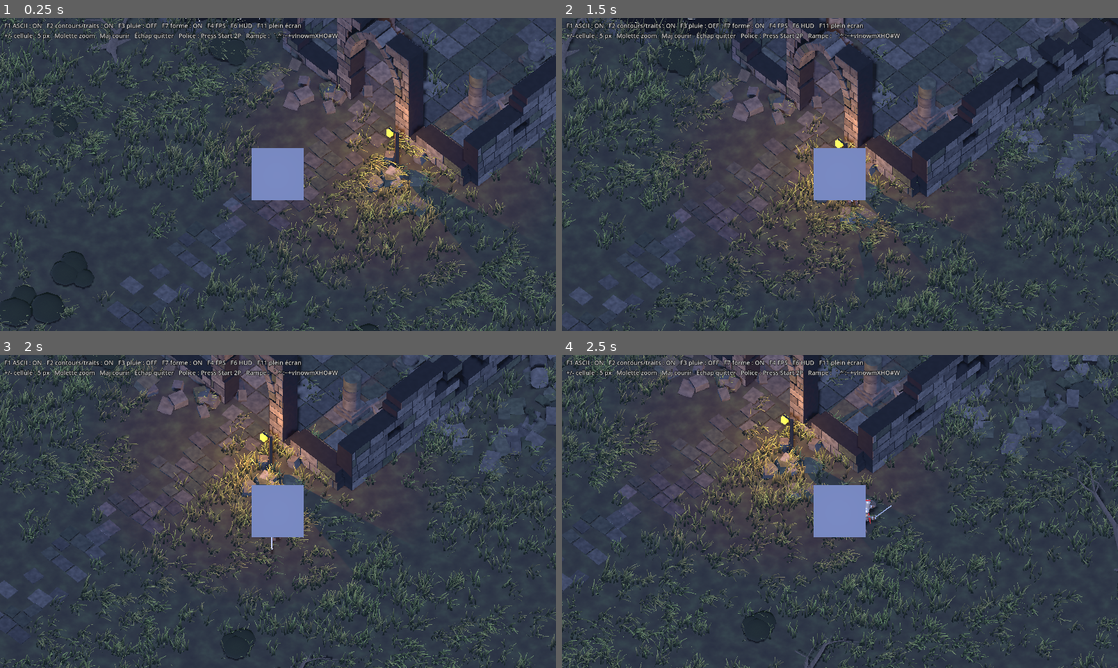
Above: before the commit, frames 1-4 (two rows, left to right).
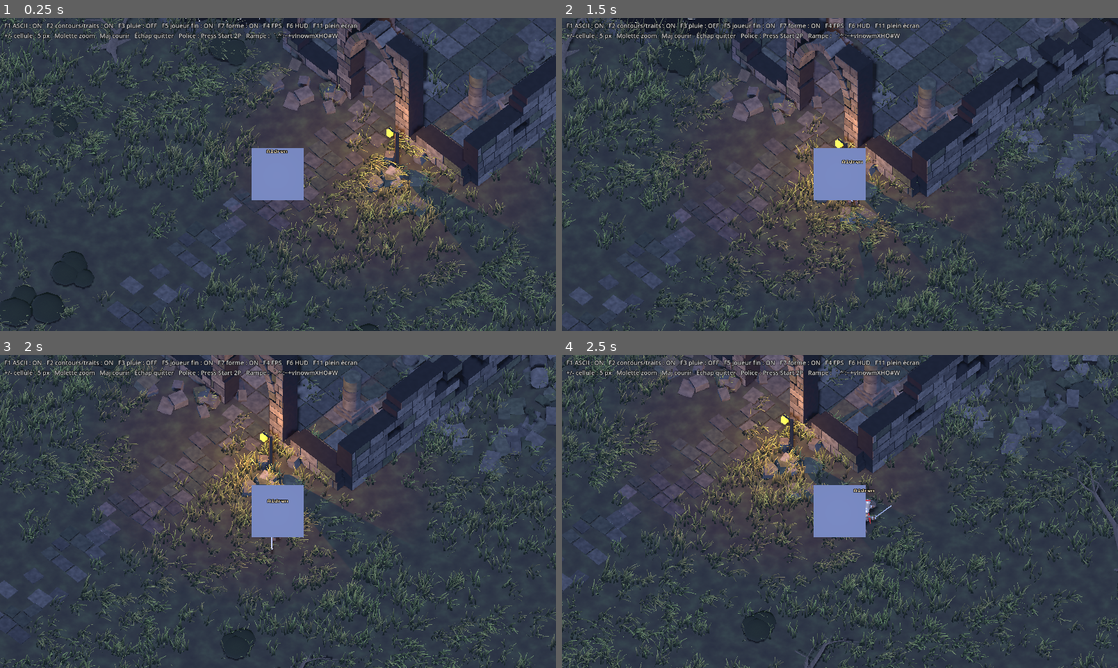
Above: after the commit, the same moments.

Repository: BarbeauAxel/ascii-game
Game: Godot game, scene res://scenes/main.tscn
Two runs of this game, one before a commit and one after it. Both use one fixed random seed, a clock stepped at 60 frames per second and the inputs below.
Inputs (mouse positions are in pixels of both pictures, inside the frame that each line leads up to):
- Up to frame 1 (0.25 s): no input
- Up to frame 2 (1.5 s): move the mouse to (962, 158) at 0.52 s; hold D (move_right) 0.53-1.28 s; hold Shift (run) 0.53-1.28 s; click (962, 158) at 0.67 s; tap Space (jump) at 0.77 s; move the mouse to (728, 190) at 1.27 s; hold S (move_back) from 1.28 s (still down); tap Shift (run) at 1.35 s
- Up to frame 3 (2 s): keep holding S (move_back); tap Space (jump) at 1.52 s
- Up to frame 4 (2.5 s): move the mouse to (895, 442) at 2.02 s; release S (move_back) at 2.03 s; hold D (move_right) from 2.03 s (still down); hold Shift (run) from 2.03 s (still down)

The runs differ from the first frame. In frame 1, 0.4% of the frame differs, in the area x 29-65%, y 1-44%; in frame 2, 0.4%; in frame 3, 0.4%; in frame 4, 0.4%.

Commit message:
Étape 3 : soldat en cellules fines (F5) et nom flottant
- shader ASCII : grille fine (3 px) sur les pixels du personnage, masque issu
  d'une caméra jumelle (SubViewport, calque 2) + test de profondeur contre
  les occultations ; atlas fin dédié
- ascii_post_process.gd : passe fine, toggle_fine(), atlas fin
- main.gd : F5, --no-fine, nom « Aldren » en police pixel au-dessus de la tête
- README mis à jour

Diff:
--- a/scenes/main.tscn
+++ b/scenes/main.tscn
@@ -9,6 +9,7 @@
 [ext_resource type="Script" path="res://scripts/world/nature.gd" id="7_nature"]
 [ext_resource type="Script" path="res://scripts/world/flicker_light.gd" id="8_flicker"]
 [ext_resource type="Script" path="res://scripts/world/rain.gd" id="9_rain"]
+[ext_resource type="FontFile" path="res://fonts/PressStart2P-Regular.ttf" id="10_font"]
 
 [sub_resource type="Environment" id="Env_night"]
 background_mode = 1
@@ -123,6 +124,7 @@
 material_override = SubResource("Mat_ascii")
 cast_shadow = 0
 script = ExtResource("4_ascii")
+fine_target_path = NodePath("../../Player")
 
 [node name="HUD" type="CanvasLayer" parent="."]
 
@@ -136,6 +138,17 @@
 theme_override_constants/outline_size = 4
 theme_override_font_sizes/font_size = 14
 text = "..."
+
+[node name="PlayerName" type="Label" parent="HUD"]
+offset_right = 200.0
+offset_bottom = 16.0
+theme_override_colors/font_color = Color(0.92, 0.86, 0.72, 1)
+theme_override_colors/font_outline_color = Color(0, 0, 0, 1)
+theme_override_constants/outline_size = 4
+theme_override_fonts/font = ExtResource("10_font")
+theme_override_font_sizes/font_size = 8
+horizontal_alignment = 1
+text = "Aldren"
 
 [node name="FpsLabel" type="Label" parent="HUD"]
 visible = false
--- a/scripts/ascii_post_process.gd
+++ b/scripts/ascii_post_process.gd
@@ -41,7 +41,16 @@
 ## des pixels nets. 0 = traiter la police comme une police vectorielle classique.
 @export var font_pixel_size: int = 8
 
+@export_group("Joueur en cellules fines (F5)")
+## Personnage dessiné en cellules plus petites que le décor (plus de détail).
+@export var fine_target_path: NodePath
+## Taille des cellules fines (pixels). Ignorée si >= cell_size.
+@export var fine_cell_size: int = 3
+## Calques de rendu du personnage (voir soldier.gd, CHARACTER_LAYER).
+@export_flags_3d_render var character_layers: int = 2
+
 var ascii_enabled := true
+var fine_enabled := true
 var edges_enabled := true
 var shape_matching_enabled := true
 ## Rampe générée (pour affichage / debug), du plus clair au plus dense.
@@ -56,6 +65,11 @@
 var _font_smooth: Font
 var _is_pixel_font := false
 var _build_id := 0
+# Passe « joueur fin » : caméra jumelle qui ne voit que le personnage.
+var _fine_target: Node3D
+var _mask_viewport: SubViewport
+var _mask_camera: Camera3D
+var _fine_ready := false
 
 
 func _ready() -> void:
@@ -81,8 +95,43 @@
 	_material.set_shader_parameter("dir_glyphs", Vector4i(
 		glyph_set.find("|"), glyph_set.find("/"), glyph_set.find("-"), glyph_set.find("\\")))
 
+	_fine_target = get_node_or_null(fine_target_path) as Node3D
+	if _fine_target:
+		_setup_fine_pass()
+
 	await _rebuild_atlas()
 	visible = ascii_enabled
+
+
+func _process(_delta: float) -> void:
+	if not (fine_enabled and _fine_ready and _fine_target and _mask_viewport):
+		return
+	var cam := get_viewport().get_camera_3d()
+	if cam == null:
+		return
+	# La caméra jumelle copie exactement la caméra principale.
+	var vp_size := Vector2i(get_viewport().get_visible_rect().size)
+	if _mask_viewport.size != vp_size:
+		_mask_viewport.size = vp_size
+	_mask_camera.global_transform = cam.global_transform
+	_mask_camera.projection = cam.projection
+	_mask_camera.size = cam.size
+	_mask_camera.fov = cam.fov
+	_mask_camera.near = cam.near
+	_mask_camera.far = cam.far
+	# Intervalle de profondeur occupé par le personnage (boîte englobante
+	# généreuse : cape et épée comprises), en distance le long de la vue.
+	var inv := cam.global_transform.affine_inverse()
+	var base := _fine_target.global_position
+	var dmin := INF
+	var dmax := -INF
+	for x: float in [-0.8, 0.8]:
+		for y: float in [0.0, 2.1]:
+			for z: float in [-0.8, 0.8]:
+				var d := -(inv * (base + Vector3(x, y, z))).z
+				dmin = minf(dmin, d)
+				dmax = maxf(dmax, d)
+	_material.set_shader_parameter("player_depth_range", Vector2(dmin, dmax))
 
 
 # --- API de debug -----------------------------------------------------------
@@ -104,6 +153,13 @@
 func toggle_shape_matching() -> void:
 	shape_matching_enabled = not shape_matching_enabled
 	_material.set_shader_parameter("use_shape_matching", shape_matching_enabled)
+	settings_changed.emit()
+
+
+## Personnage en cellules fines on/off (F5).
+func toggle_fine() -> void:
+	fine_enabled = not fine_enabled
+	_apply_fine()
 	settings_changed.emit()
 
 
@@ -188,7 +244,49 @@
 	_material.set_shader_parameter("ramp", ramp)
 	_material.set_shader_parameter("ramp_count", ramp.size())
 	_material.set_shader_parameter("cell_size", size)
-	settings_changed.emit()
+
+	# Atlas des cellules fines (mêmes descripteurs de forme et même rampe :
+	# ils ne dépendent pas de la taille).
+	_fine_ready = false
+	if _mask_viewport and fine_cell_size < size:
+		var fine_image := await _atlas_generator.render(glyph_set, fine_cell_size, _font_for_cell(fine_cell_size), _font_size_for_cell(fine_cell_size))
+		if my_id != _build_id:
+			return
+		if fine_image:
+			_material.set_shader_parameter("fine_glyph_atlas", ImageTexture.create_from_image(fine_image))
+			_material.set_shader_parameter("fine_cell_size", fine_cell_size)
+			_fine_ready = true
+	_apply_fine()
+	settings_changed.emit()
+
+
+## Crée la caméra jumelle et son viewport : seul le calque du personnage y est
+## rendu, sur fond transparent. Le shader lit l'alpha comme masque.
+func _setup_fine_pass() -> void:
+	_mask_viewport = SubViewport.new()
+	_mask_viewport.name = "PlayerMask"
+	_mask_viewport.transparent_bg = true
+	_mask_viewport.msaa_3d = Viewport.MSAA_DISABLED
+	_mask_viewport.positional_shadow_atlas_size = 0
+	_mask_viewport.render_target_update_mode = SubViewport.UPDATE_DISABLED
+	_mask_camera = Camera3D.new()
+	_mask_camera.cull_mask = character_layers
+	# Environnement propre : fond vide (transparent), ni brouillard ni SSAO.
+	var env := Environment.new()
+	env.background_mode = Environment.BG_CLEAR_COLOR
+	_mask_camera.environment = env
+	_mask_viewport.add_child(_mask_camera)
+	add_child(_mask_viewport)
+	_mask_camera.current = true
+	_material.set_shader_parameter("player_mask", _mask_viewport.get_texture())
+
+
+## Active la passe fine dans le shader seulement si tout est prêt.
+func _apply_fine() -> void:
+	var on := fine_enabled and _fine_ready
+	_material.set_shader_parameter("fine_enabled", on)
+	if _mask_viewport:
+		_mask_viewport.render_target_update_mode = SubViewport.UPDATE_ALWAYS if on else SubViewport.UPDATE_DISABLED
 
 
 ## Taille de police à utiliser pour une taille de cellule donnée.
--- a/scripts/main.gd
+++ b/scripts/main.gd
@@ -6,12 +6,20 @@
 ## F7 : correspondance de forme on/off (sinon rampe de densité seule)
 ## F11 : plein écran                 +/- : taille de cellule
 ## Molette : zoom (géré par camera_follow.gd)       Échap : quitter
-## (F5 : joueur en cellules fines arrive à l'étape 3.)
+## F5 : personnage en cellules fines on/off
+##
+## Le nom du personnage est un Label du HUD (police pixel nette, au-dessus de
+## l'ASCII), replacé chaque frame au-dessus de sa tête.
 
 @onready var post: AsciiPostProcess = $Camera3D/AsciiPostProcess
 @onready var hud: Label = $HUD/Label
 @onready var fps_label: Label = $HUD/FpsLabel
 @onready var rain: Node = $Rain  # rain.gd
+@onready var player: Node3D = $Player
+@onready var player_name: Label = $HUD/PlayerName
+
+## Hauteur du nom au-dessus des pieds du personnage (mètres).
+const NAME_HEIGHT := 2.25
 
 var _fps_timer := 0.0
 
@@ -28,6 +36,8 @@
 		post.toggle_shape_matching()
 	if "--fps" in args:
 		fps_label.visible = true
+	if "--no-fine" in args:
+		post.toggle_fine()
 	if "--no-snap" in args:
 		$Camera3D.snap_to_cells = false
 	for arg in args:
@@ -44,6 +54,7 @@
 
 
 func _process(delta: float) -> void:
+	_place_name()
 	# Mise à jour du compteur 4 fois par seconde (lisible, et sans coût notable).
 	if not fps_label.visible:
 		return
@@ -54,6 +65,17 @@
 	var fps := Engine.get_frames_per_second()
 	var size := get_viewport().get_visible_rect().size
 	fps_label.text = "%d FPS  (%.1f ms)\n%dx%d" % [fps, 1000.0 / maxf(fps, 1.0), size.x, size.y]
+
+
+## Place le nom au-dessus de la tête, aligné sur des pixels entiers.
+func _place_name() -> void:
+	var cam := get_viewport().get_camera_3d()
+	if cam == null:
+		return
+	var head := player.global_position + Vector3.UP * NAME_HEIGHT
+	player_name.visible = not cam.is_position_behind(head)
+	var screen := cam.unproject_position(head)
+	player_name.position = (screen - player_name.size * 0.5).round()
 
 
 func _hold_action(action: StringName) -> void:
@@ -78,6 +100,8 @@
 	elif key.keycode == KEY_F3:
 		rain.toggle()
 		_update_hud()
+	elif key.keycode == KEY_F5:
+		post.toggle_fine()
 	elif key.keycode == KEY_F4:
 		fps_label.visible = not fps_label.visible
 		_fps_timer = 0.0
@@ -101,10 +125,11 @@
 
 func _update_hud() -> void:
 	var on_off := func(value: bool) -> String: return "ON" if value else "OFF"
-	hud.text = "F1 ASCII : %s   F2 contours/traits : %s   F3 pluie : %s   F7 forme : %s   F4 FPS   F6 HUD   F11 plein écran\n+/- cellule : %d px   Molette zoom   Maj courir   Échap quitter   Police : %s   Rampe : %s" % [
+	hud.text = "F1 ASCII : %s   F2 contours/traits : %s   F3 pluie : %s   F5 joueur fin : %s   F7 forme : %s   F4 FPS   F6 HUD   F11 plein écran\n+/- cellule : %d px   Molette zoom   Maj courir   Échap quitter   Police : %s   Rampe : %s" % [
 		on_off.call(post.ascii_enabled),
 		on_off.call(post.edges_enabled),
 		on_off.call(rain.active),
+		on_off.call(post.fine_enabled),
 		on_off.call(post.shape_matching_enabled),
 		post.cell_size,
 		post.get_font_name(),
--- a/shaders/ascii.gdshader
+++ b/shaders/ascii.gdshader
@@ -38,6 +38,17 @@
 
 uniform int cell_size : hint_range(2, 32) = 5;
 
+// --- Joueur en cellules fines (F5) ---
+// Masque : image d'une seconde caméra qui ne voit que le personnage (alpha = 1
+// sur sa silhouette). Un pixel du masque n'est retenu que si la profondeur de
+// la scène y tombe dans l'intervalle de profondeur du personnage : un mur
+// placé devant lui reste en cellules normales.
+uniform bool fine_enabled = false;
+uniform int fine_cell_size : hint_range(2, 32) = 3;
+uniform sampler2D fine_glyph_atlas : filter_nearest, repeat_disable;
+uniform sampler2D player_mask : filter_nearest, repeat_disable;
+uniform vec2 player_depth_range = vec2(0.0, 0.0);
+
 group_uniforms tonemapping;
 // Courbe appliquée à la luminance linéaire de la scène AVANT le choix du glyphe :
 // t = 1 - exp(-l * exposure)  puis  t^(1/gamma)  puis contraste autour de 0.5.
@@ -159,6 +170,20 @@
 		// 1. Cellule courante
 		// -----------------------------------------------------------------
 		float cs = float(cell_size);
+		// Joueur en cellules fines : la grille fine remplace la grille normale
+		// sur les pixels où le personnage est visible.
+		bool fine = false;
+		if (fine_enabled) {
+			float fcs = float(fine_cell_size);
+			vec2 fuv = (floor(FRAGCOORD.xy / fcs) * fcs + 0.5 * fcs) * texel;
+			if (texture(player_mask, fuv).a > 0.5) {
+				float fd = linear_depth(fuv, INV_PROJECTION_MATRIX);
+				if (fd > player_depth_range.x - 0.15 && fd < player_depth_range.y + 0.15) {
+					fine = true;
+					cs = fcs;
+				}
+			}
+		}
 		vec2 cell = floor(FRAGCOORD.xy / cs);
 		vec2 cell_origin = cell * cs;
 		vec2 local = fract(FRAGCOORD.xy / cs); // position du pixel dans sa cellule (0..1)
@@ -309,7 +334,8 @@
 		// 5. Masque du glyphe dans l'atlas, à la position locale du pixel
 		// -----------------------------------------------------------------
 		vec2 atlas_uv = vec2((float(glyph) + local.x) / float(glyph_count), local.y);
-		float mask = texture(glyph_atlas, atlas_uv).a;
+		// Cellules fines : atlas rendu à leur taille (glyphes nets, pas réduits).
+		float mask = fine ? texture(fine_glyph_atlas, atlas_uv).a : texture(glyph_atlas, atlas_uv).a;
 
 		// -----------------------------------------------------------------
 		// 6. Couleur : palette naturelle désaturée, lumières chaudes vives
